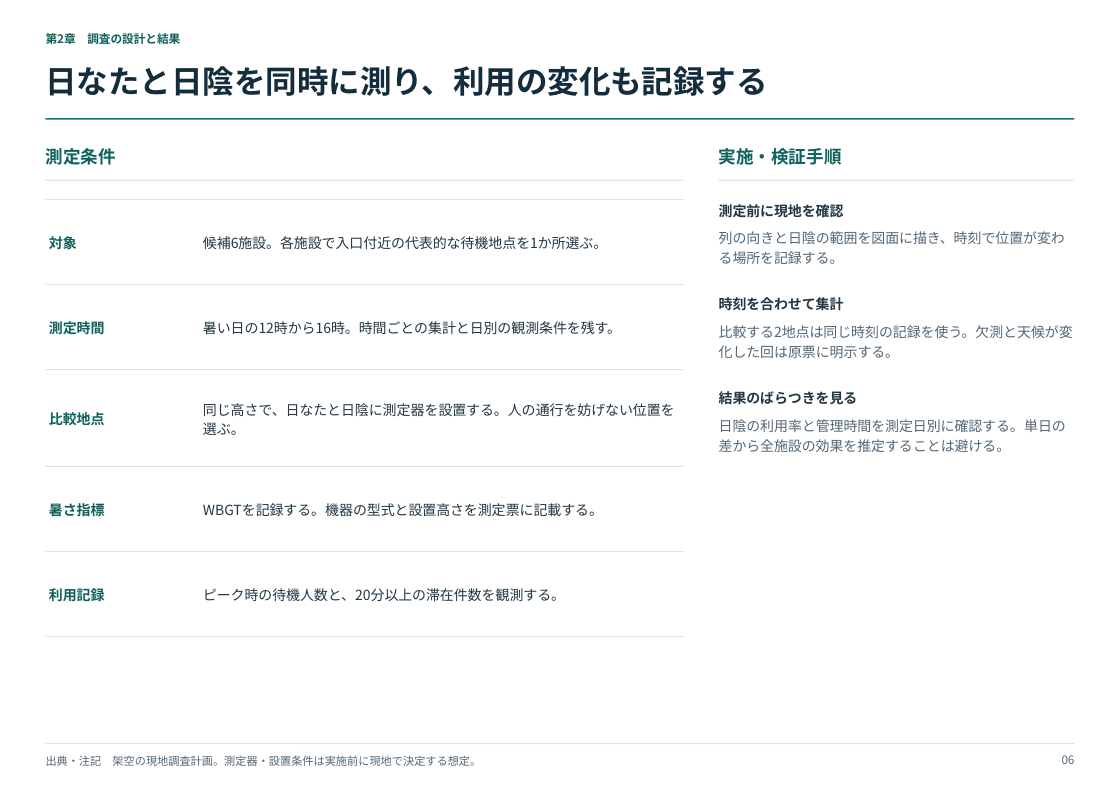
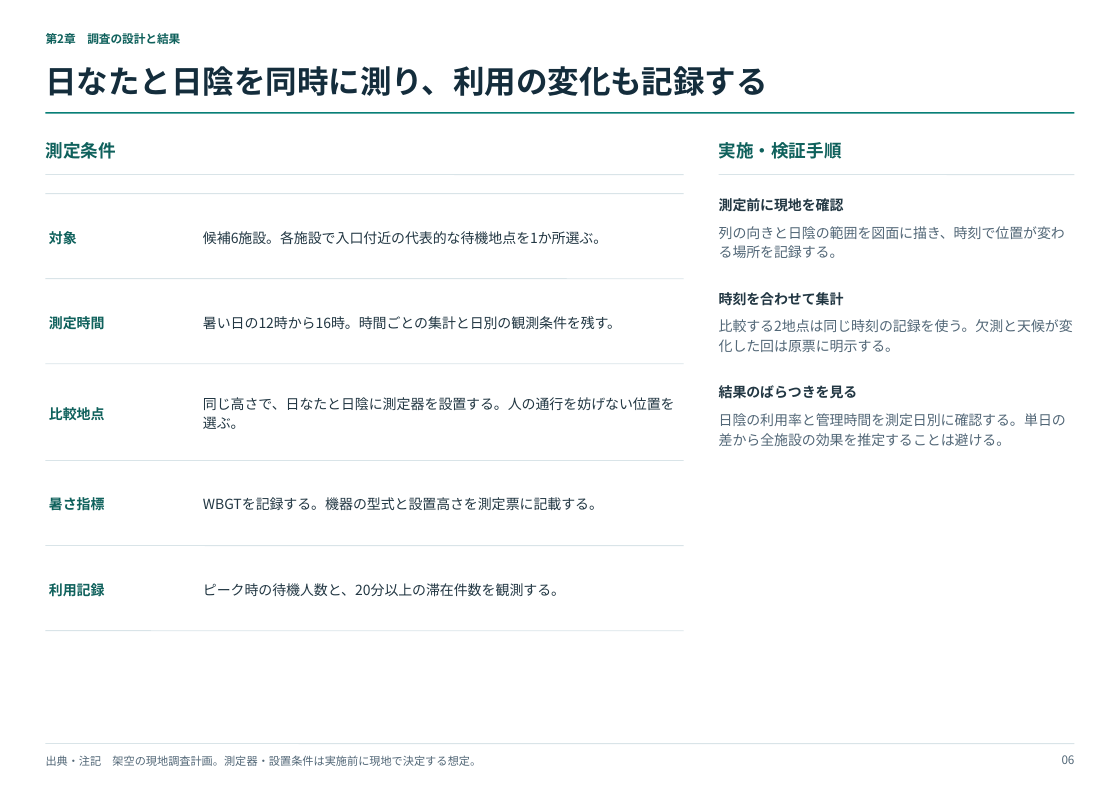
Before and after one commit to sibyl2501/consulting-pptx-templates, a slide deck: slide 6 of consulting_layout_examples.pptx. Drawn at 1120x792 pixels with LibreOffice and Linux fonts; fonts in the diff are those of the drawing. Boxes give left, top, right and bottom in pixels: in the first picture for what was removed or moved away, otherwise in the second. Text is boxed around its words. In the diff, an @@ line names an element or a change of style, - is before the commit and + after.

Commit message:
Add composable slide layouts and editable equations
Support full-width and two-column blocks for text, equations, charts, images and tables. Add layout diagnostics and route branching diagrams across the grid. Tighten title spacing and regenerate the 15-slide catalog.

```diff
--- a/consulting_layout_examples.pptx
+++ b/consulting_layout_examples.pptx
@@ 18 texts, 9 lines: place and size @@
-18 texts, 9 lines at (46,119,1075,636)
+18 texts, 9 lines at (46,113,1075,630)
```
Also in this commit, not shown: 11 other slides changed, 1 slide added, 7 other files.
